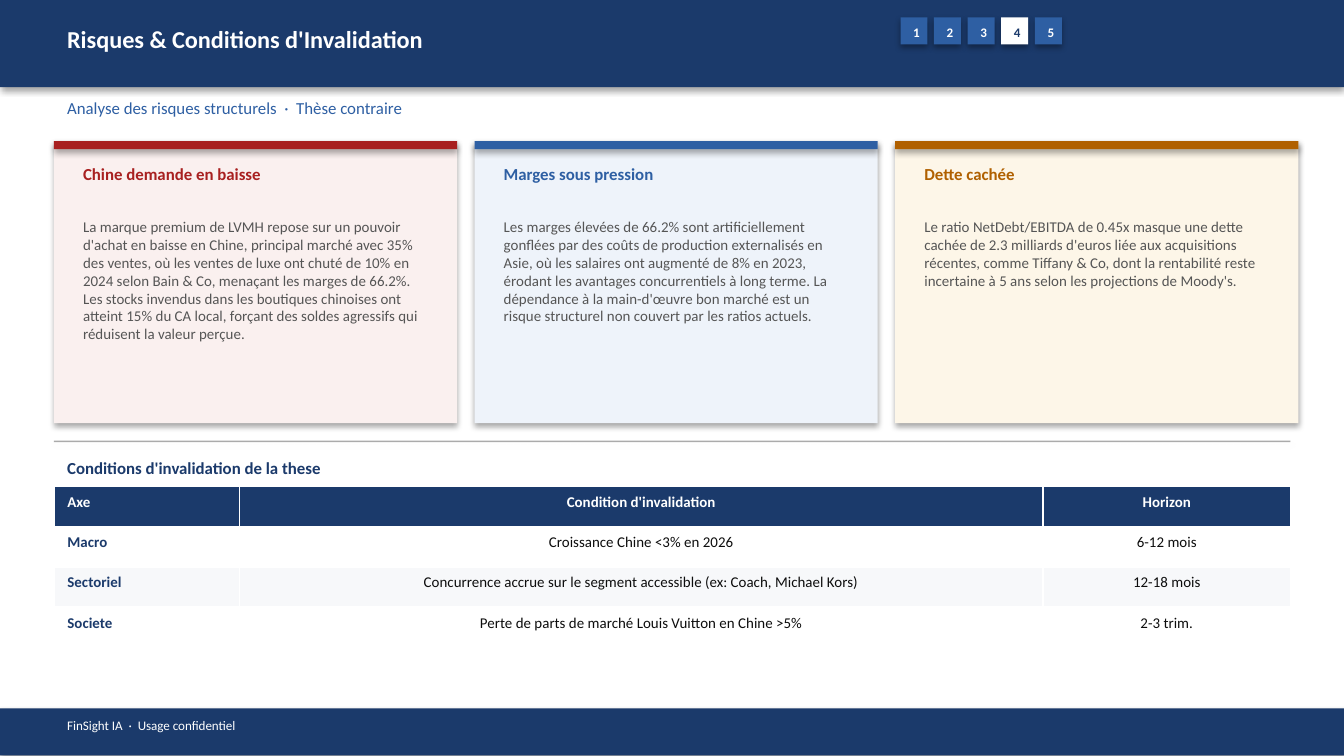
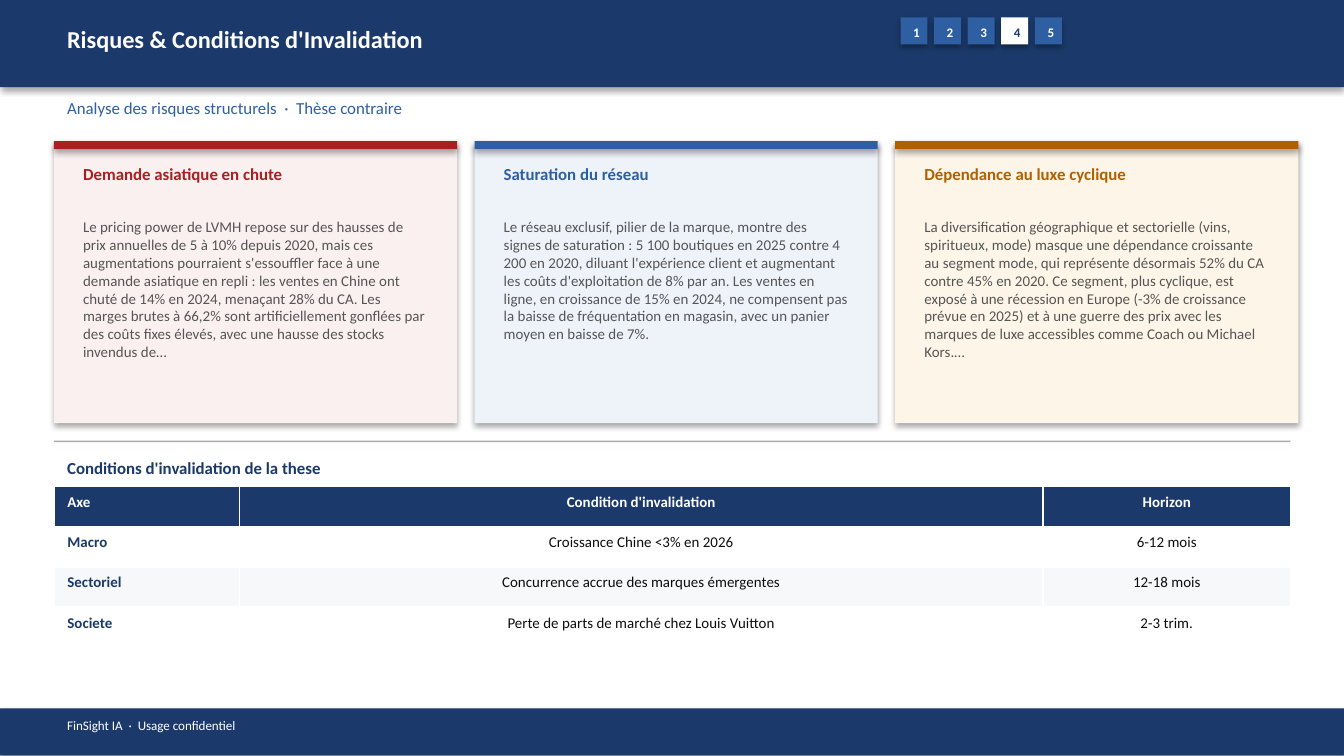
Before and after one commit to baptistejeh07-art/finsight-ia, a slide deck: slide 16 of preview/MC.PA/MC.PA_pitchbook.pptx. Drawn at 1344x756 pixels with LibreOffice and Linux fonts; fonts in the diff are those of the drawing. Boxes give left, top, right and bottom in pixels: in the first picture for what was removed or moved away, otherwise in the second. Text is boxed around its words. In the diff, an @@ line names an element or a change of style, - is before the commit and + after.

```diff
--- a/preview/MC.PA/MC.PA_pitchbook.pptx
+++ b/preview/MC.PA/MC.PA_pitchbook.pptx
@@ text at [83, 168, 282, 183]: text changed @@
-Chine demande en baisse
+Demande asiatique en chute
@@ text at [504, 168, 649, 180]: text changed @@
-Marges sous pression
+Saturation du réseau
@@ text at [924, 168, 1126, 183]: text changed @@
-Dette cachée
+Dépendance au luxe cyclique
@@ text at [83, 221, 425, 357]: text changed @@
-La marque premium de LVMH repose sur un pouvoir d'achat en baisse en Chine, principal marché avec 35% des ventes, où les ventes de luxe ont chuté de 10% en 2024 selon Bain & Co, menaçant les marges de 66.2%. Les stocks invendus dans les boutiques chinoises ont atteint 15% du CA local, forçant des soldes agressifs qui réduisent la valeur perçue.
+Le pricing power de LVMH repose sur des hausses de prix annuelles de 5 à 10% depuis 2020, mais ces augmentations pourraient s'essouffler face à une demande asiatique en repli : les ventes en Chine ont chuté de 14% en 2024, menaçant 28% du CA. Les marges brutes à 66,2% sont artificiellement gonflées par des coûts fixes élevés, avec une hausse des stocks invendus de…
@@ text at [504, 221, 848, 342]: text changed @@
-Les marges élevées de 66.2% sont artificiellement gonflées par des coûts de production externalisés en Asie, où les salaires ont augmenté de 8% en 2023, érodant les avantages concurrentiels à long terme. La dépendance à la main-d'œuvre bon marché est un risque structurel non couvert par les ratios actuels.
+Le réseau exclusif, pilier de la marque, montre des signes de saturation : 5 100 boutiques en 2025 contre 4 200 en 2020, diluant l'expérience client et augmentant les coûts d'exploitation de 8% par an. Les ventes en ligne, en croissance de 15% en 2024, ne compensent pas la baisse de fréquentation en magasin, avec un panier moyen en baisse de 7%.
@@ text at [924, 221, 1264, 357]: text changed @@
-Le ratio NetDebt/EBITDA de 0.45x masque une dette cachée de 2.3 milliards d'euros liée aux acquisitions récentes, comme Tiffany & Co, dont la rentabilité reste incertaine à 5 ans selon les projections de Moody's.
+La diversification géographique et sectorielle (vins, spiritueux, mode) masque une dépendance croissante au segment mode, qui représente désormais 52% du CA contre 45% en 2020. Ce segment, plus cyclique, est exposé à une récession en Europe (-3% de croissance prévue en 2025) et à une guerre des prix avec les marques de luxe accessibles comme Coach ou Michael Kors.…
@@ table at [54, 487, 1290, 648] @@
-row 3, column 2: Concurrence accrue sur le segment accessible (ex: Coach, Michael Kors)
+row 3, column 2: Concurrence accrue des marques émergentes
-row 4, column 2: Perte de parts de marché Louis Vuitton en Chine >5%
+row 4, column 2: Perte de parts de marché chez Louis Vuitton
```
Also in this commit, not shown: 12 other slides changed, 6 other files.
